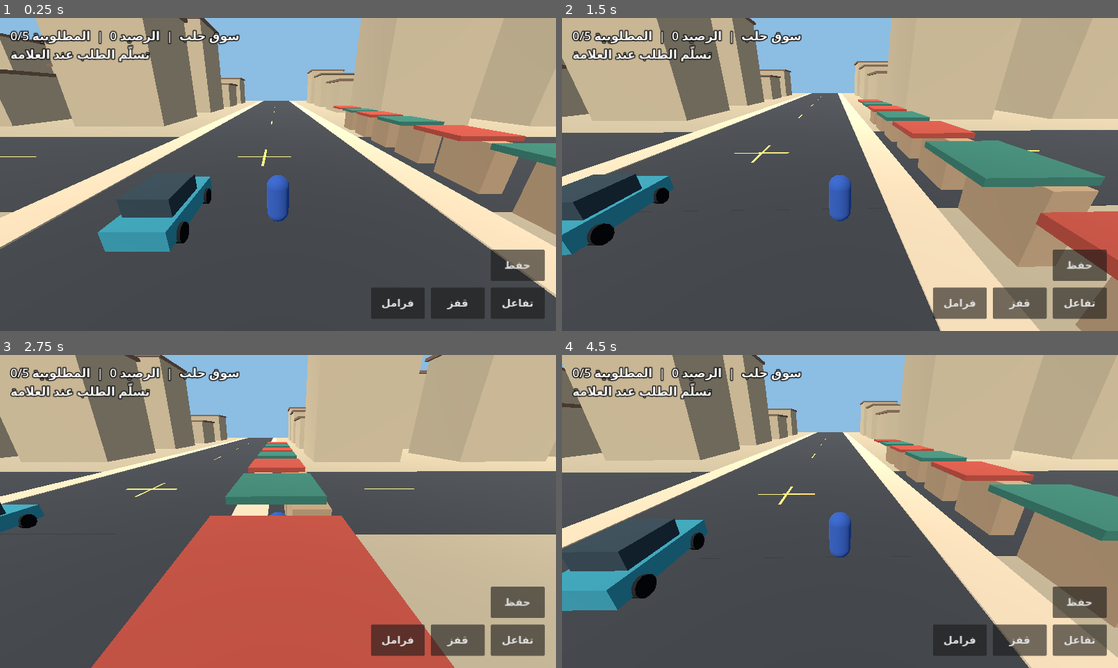
Above: before the commit, frames 1-4 (two rows, left to right).
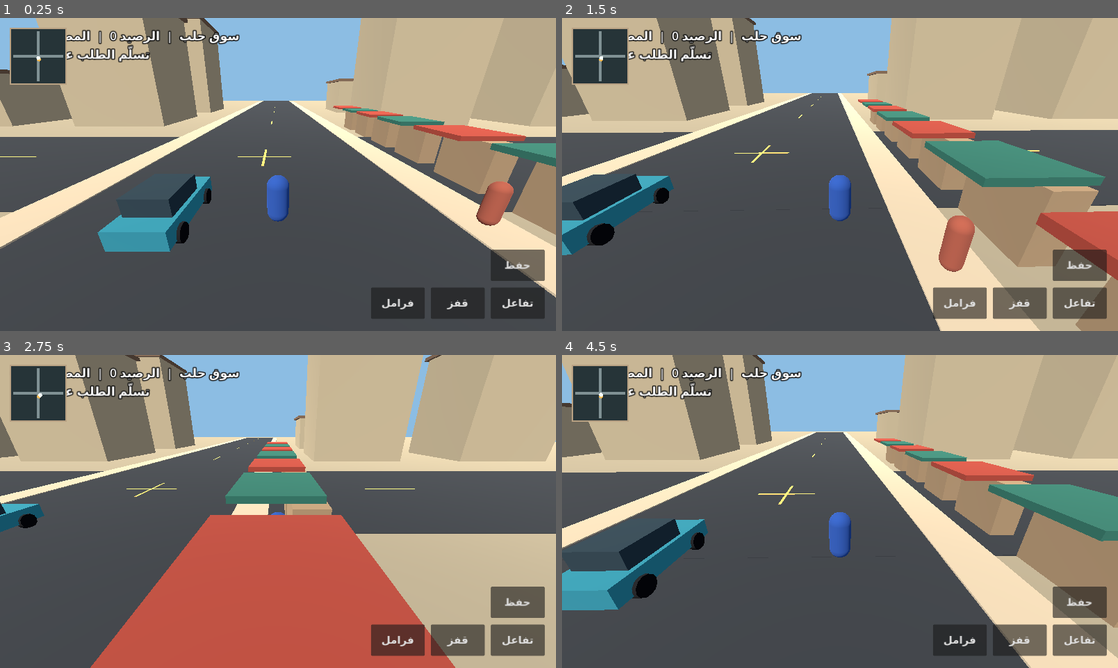
Above: after the commit, the same moments.

Repository: yosef12352/Sham-Streets-3D
Game: Godot game, scene res://main.tscn
Two runs of this game, one before a commit and one after it. Both use one fixed random seed, a clock stepped at 60 frames per second and the inputs below.
Inputs (mouse positions are in pixels of both pictures, inside the frame that each line leads up to):
- Up to frame 1 (0.25 s): no input
- Up to frame 2 (1.5 s): tap Enter at 0.5 s; move the mouse to (962, 158) at 0.52 s; hold Right (ui_right) 0.53-1.25 s; tap E at 0.6 s; click (962, 158) at 0.67 s; tap Space at 0.77 s; drag from (728, 190) to (812, 237) at 1.27 s
- Up to frame 3 (2.75 s): move the mouse to (333, 442) at 2.02 s; hold Right (ui_right) from 2.03 s (still down); tap E at 2.1 s; click (333, 442) at 2.17 s
- Up to frame 4 (4.5 s): release Right (ui_right) at 2.75 s; drag from (812, 574) to (673, 464) at 2.77 s; move the mouse to (1006, 558) at 3.52 s; hold Left (ui_left) 3.53-4.25 s; tap E at 3.6 s; click (1006, 558) at 3.67 s; tap Space at 3.77 s; drag from (673, 464) to (756, 433) at 4.27 s

The runs differ from the first frame. In frame 1, 3.4% of the frame differs, in the area x 0-93%, y 3-67%; in frame 2, 3.4%; in frame 3, 3.5%, in the area x 0-100%, y 0-100%; in frame 4, 3.3%.

Commit message:
Stream Aleppo blocks and add market pedestrians and minimap

Diff:
--- /dev/null
+++ b/scripts/district_stream.gd
@@ -0,0 +1,58 @@
+extends Node3D
+
+const BLOCK_DISTANCE := 22.0
+const LOAD_RADIUS := 57.0
+const UNLOAD_RADIUS := 70.0
+const UPDATE_DISTANCE := 4.0
+
+var blocks: Dictionary = {}
+var last_focus := Vector3(INF, 0, INF)
+var limestone := StandardMaterial3D.new()
+var trim := StandardMaterial3D.new()
+
+func _ready() -> void:
+    limestone.albedo_color = Color(0.74, 0.66, 0.51)
+    trim.albedo_color = Color(0.48, 0.37, 0.28)
+
+func update_focus(focus: Vector3) -> void:
+    focus.y = 0
+    if focus.distance_squared_to(last_focus) < UPDATE_DISTANCE * UPDATE_DISTANCE:
+        return
+    last_focus = focus
+    for x in range(-4, 5):
+        for z in range(-4, 5):
+            if x == 0 or z == 0:
+                continue
+            var key := Vector2i(x, z)
+            var location := Vector3(x * BLOCK_DISTANCE, 0, z * BLOCK_DISTANCE)
+            var distance := focus.distance_squared_to(location)
+            if blocks.has(key):
+                if distance > UNLOAD_RADIUS * UNLOAD_RADIUS:
+                    blocks[key].queue_free()
+                    blocks.erase(key)
+            elif distance < LOAD_RADIUS * LOAD_RADIUS:
+                blocks[key] = _create_building(key, location)
+
+func _create_building(key: Vector2i, location: Vector3) -> StaticBody3D:
+    var height := float(7 + (abs(key.x * 7 + key.y * 11) % 5) * 3)
+    var building := StaticBody3D.new()
+    building.position = location
+    var collision := CollisionShape3D.new()
+    var shape := BoxShape3D.new()
+    shape.size = Vector3(13, height + 0.5, 13)
+    collision.position.y = shape.size.y * 0.5
+    collision.shape = shape
+    building.add_child(collision)
+    _add_mesh(building, Vector3(13, height, 13), height * 0.5, limestone)
+    _add_mesh(building, Vector3(14, 0.5, 14), height + 0.25, trim)
+    add_child(building)
+    return building
+
+func _add_mesh(parent: Node3D, size: Vector3, elevation: float, material: Material) -> void:
+    var instance := MeshInstance3D.new()
+    var mesh := BoxMesh.new()
+    mesh.size = size
+    mesh.material = material
+    instance.mesh = mesh
+    instance.position.y = elevation
+    parent.add_child(instance)
--- /dev/null
+++ b/scripts/market_map.gd
@@ -0,0 +1,26 @@
+extends Control
+
+const EXTENT := 116.0
+var actor := Vector3.ZERO
+var target := Vector3.ZERO
+
+func update_positions(position: Vector3, objective: Vector3) -> void:
+    if actor.is_equal_approx(position) and target.is_equal_approx(objective):
+        return
+    actor = position
+    target = objective
+    queue_redraw()
+
+func _draw() -> void:
+    var border := Rect2(Vector2.ZERO, size)
+    draw_rect(border, Color("#263438"))
+    var center := size * 0.5
+    draw_line(Vector2(center.x, 7), Vector2(center.x, size.y - 7), Color("#809194"), 6)
+    draw_line(Vector2(7, center.y), Vector2(size.x - 7, center.y), Color("#809194"), 6)
+    draw_circle(_point(target), 4.5, Color("#f6bb52"))
+    draw_circle(_point(actor), 4.5, Color("#f6ffff"))
+    draw_rect(border, Color("#b8a183"), false, 2)
+
+func _point(location: Vector3) -> Vector2:
+    var normalized := (Vector2(location.x, location.z) / EXTENT).clamp(-Vector2.ONE, Vector2.ONE)
+    return size * 0.5 + normalized * (size * 0.5 - Vector2(9, 9))
--- /dev/null
+++ b/scripts/market_pedestrian.gd
@@ -0,0 +1,49 @@
+extends CharacterBody3D
+
+var start: Vector3
+var finish: Vector3
+var destination: Vector3
+var wait_time := 0.0
+var walking_speed := 1.7
+
+func configure(from: Vector3, to: Vector3, tint: Color, delay: float) -> void:
+    start = from
+    finish = to
+    position = start
+    destination = finish
+    wait_time = delay
+    collision_layer = 2
+    collision_mask = 3
+    var collider := CollisionShape3D.new()
+    var shape := CapsuleShape3D.new()
+    shape.radius = 0.30
+    shape.height = 1.65
+    collider.shape = shape
+    add_child(collider)
+    var model := MeshInstance3D.new()
+    var mesh := CapsuleMesh.new()
+    mesh.radius = shape.radius
+    mesh.height = shape.height
+    var material := StandardMaterial3D.new()
+    material.albedo_color = tint
+    mesh.material = material
+    model.mesh = mesh
+    add_child(model)
+
+func _physics_process(delta: float) -> void:
+    wait_time = maxf(0.0, wait_time - delta)
+    var direction := destination - position
+    direction.y = 0.0
+    if direction.length_squared() < 0.22:
+        _turn_around(0.7)
+    var motion := direction.normalized() * walking_speed if wait_time == 0.0 else Vector3.ZERO
+    velocity.x = motion.x
+    velocity.z = motion.z
+    velocity.y = velocity.y - 18.0 * delta if not is_on_floor() else -0.1
+    move_and_slide()
+    if is_on_wall() and motion != Vector3.ZERO:
+        _turn_around(0.35)
+
+func _turn_around(delay: float) -> void:
+    destination = start if destination == finish else finish
+    wait_time = delay
--- a/scripts/world.gd
+++ b/scripts/world.gd
@@ -12,9 +12,12 @@
 var yaw := 0.0
 var pitch := 0.38
 var car: ShamVehicleController
+var districts := preload("res://scripts/district_stream.gd").new()
+var pedestrians: Node3D
 var state := ShamGameState.new()
 var missions := ShamMissionManager.new()
 var hud: Label
+var minimap := preload("res://scripts/market_map.gd").new()
 var marker: MeshInstance3D
 var driving := false
 var braking := false
@@ -37,6 +40,7 @@
     _build_ui()
     _build_marker()
     _restore()
+    districts.update_focus(car.position if driving else player.position)
     _refresh_ui()
     camera.position = player.position + Vector3(0, 4, 8)
 
@@ -61,15 +65,8 @@
 
 func _build_city() -> void:
     _box(Vector3(0,-0.5,0), Vector3(240,1,240), Color(0.64,0.58,0.46))
-    for x in range(-4,5):
-        for z in range(-4,5):
-            if x == 0 or z == 0:
-                continue
-            var px := x * 22.0
-            var pz := z * 22.0
-            var height := float(7 + (abs(x * 7 + z * 11) % 5) * 3)
-            _box(Vector3(px,height/2,pz),Vector3(13,height,13),Color(0.74,0.66,0.51))
-            _box(Vector3(px,height+0.25,pz),Vector3(14,0.5,14),Color(0.48,0.37,0.28))
+    add_child(districts)
+    _build_pedestrians()
     _box(Vector3(0,0.02,0),Vector3(15,0.04,230),Color(0.19,0.2,0.21),false)
     _box(Vector3(0,0.03,0),Vector3(230,0.04,15),Color(0.19,0.2,0.21),false)
     for i in range(-5, 6):
@@ -95,9 +92,23 @@
     env.environment = e
     add_child(env)
 
+func _build_pedestrians() -> void:
+    pedestrians = Node3D.new()
+    pedestrians.name = "MarketPedestrians"
+    add_child(pedestrians)
+    var colors := [Color(0.63, 0.31, 0.23), Color(0.26, 0.39, 0.52), Color(0.50, 0.42, 0.25)]
+    for index in range(3):
+        var side := -1 if index == 1 else 1
+        var from := Vector3(side * 8.45, 0.93, 8 + index * 12)
+        var to := from + Vector3(0, 0, 8)
+        var pedestrian := preload("res://scripts/market_pedestrian.gd").new()
+        pedestrian.configure(from, to, colors[index], float(index) * 0.4)
+        pedestrians.add_child(pedestrian)
+
 func _build_player() -> void:
     player = CharacterBody3D.new()
     player.position = SPAWN
+    player.collision_mask = 3
     var collision := CollisionShape3D.new()
     var capsule := CapsuleShape3D.new()
     capsule.radius = 0.4
@@ -140,6 +151,10 @@
     hud.add_theme_font_size_override("font_size", 28)
     hud.add_theme_constant_override("outline_size", 8)
     overlay.add_child(hud)
+    minimap.position = Vector2(24, 24)
+    minimap.size = Vector2(128, 128)
+    minimap.mouse_filter = Control.MOUSE_FILTER_IGNORE
+    overlay.add_child(minimap)
     _button(overlay, "تفاعل", Vector2(-150, -100)).pressed.connect(_request_interaction)
     _button(overlay, "قفز", Vector2(-288, -100)).pressed.connect(_jump)
     var brake := _button(overlay, "فرامل", Vector2(-426, -100))
@@ -199,6 +214,7 @@
         var exit_position := car.global_position + car.global_basis.x * 2.2 + Vector3.UP * 0.4
         var probe := PhysicsShapeQueryParameters3D.new()
         probe.shape = player.get_child(0).shape
+        probe.collision_mask = 3
         probe.transform = Transform3D(Basis.IDENTITY, exit_position)
         if not get_world_3d().direct_space_state.intersect_shape(probe, 1).is_empty():
             _refresh_ui("اترك مساحة بجانب السيارة")
@@ -209,7 +225,7 @@
         player.velocity = Vector3.ZERO
         player.show()
         player.collision_layer = 1
-        player.collision_mask = 1
+        player.collision_mask = 3
     elif player.position.distance_to(PICKUP) < 3.0 and not state.completed_missions.has(JOB):
         if missions.start_mission(JOB, 1, 150):
             _save()
@@ -356,7 +372,10 @@
         if player.position.y < -8:
             player.position = SPAWN
             player.velocity = Vector3.ZERO
-    var focus := (car.position if driving else player.position) + Vector3.UP * 0.95
+    var actor_position := car.position if driving else player.position
+    districts.update_focus(actor_position)
+    minimap.update_positions(actor_position, marker.position)
+    var focus := actor_position + Vector3.UP * 0.95
     var heading := yaw + (car.rotation.y if driving else 0.0)
     var offset := Vector3(0, sin(pitch), cos(pitch)).rotated(Vector3.UP, heading)
     var target := focus + offset * (10.0 if driving else 7.0)
--- a/tests/playable_smoke.gd
+++ b/tests/playable_smoke.gd
@@ -28,6 +28,9 @@
     var first := WORLD.instantiate()
     root.add_child(first)
     await frames(15)
+    check(first.districts.blocks.size() > 0 and first.districts.blocks.size() < 64, "Only nearby buildings should spawn")
+    var pedestrian := first.pedestrians.get_child(0) as CharacterBody3D
+    check(pedestrian.position.z > 8.1, "Market pedestrians should walk their routes")
     check(first.player.is_on_floor(), "Player should settle on the road")
     first._jump()
     await frames(12)
@@ -58,10 +61,13 @@
     root.add_child(second)
     await frames(2)
     check(second.missions.active_mission == second.JOB, "Scene reload should recover the delivery")
+    var old_block := Vector2i(1, 2)
+    check(second.districts.blocks.has(old_block), "Block near the market should be loaded")
     second.player.position = second.DELIVERY + Vector3.UP
     second._request_interaction()
     await frames(2)
     check(second.state.money == 150, "Delivery should award 150")
+    check(not second.districts.blocks.has(old_block), "Distant market blocks should unload")
     second._request_interaction()
     await frames(2)
     check(second.state.money == 150, "Delivery must award money only once")
@@ -80,5 +86,5 @@
     corrupted.close()
     check(ShamSaveSystem.load_game().get("money") == 150, "Corrupt current save should recover previous valid save")
     if failures == 0:
-        print("PASS: movement, car, delivery, shop, reload and backup recovery")
+        print("PASS: streaming, pedestrians, movement, car, delivery, shop, reload and backup recovery")
     quit(failures)
Not shown, changed: docs/PROGRESS.md
